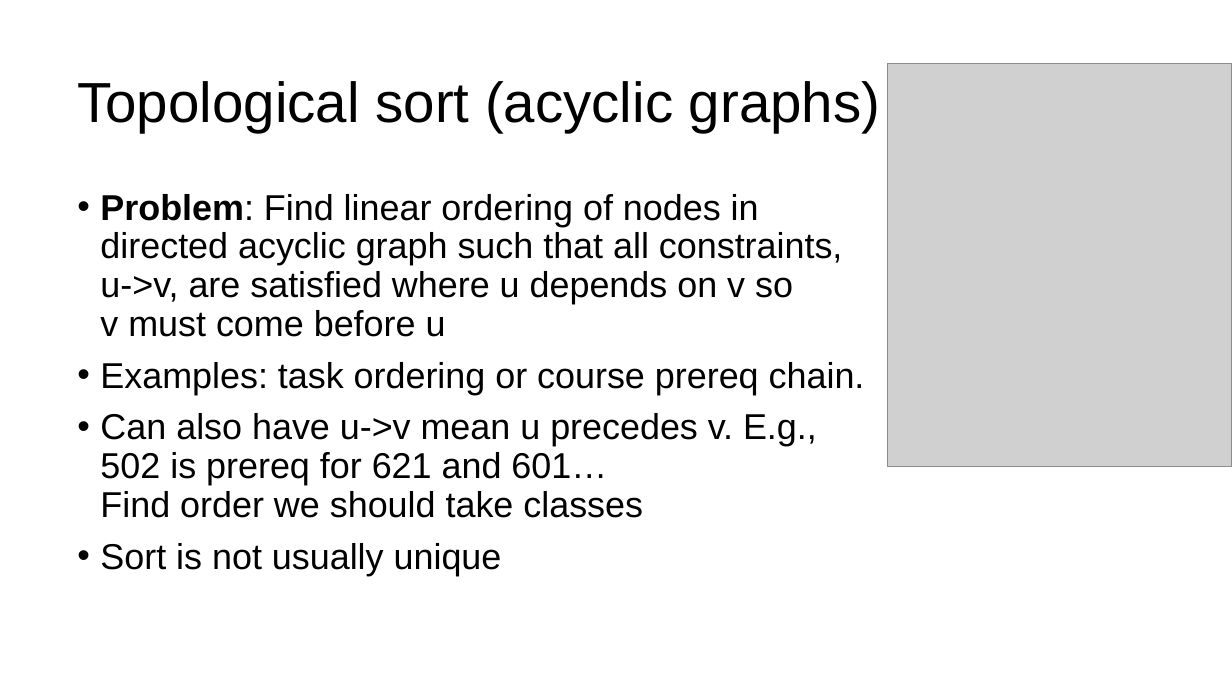
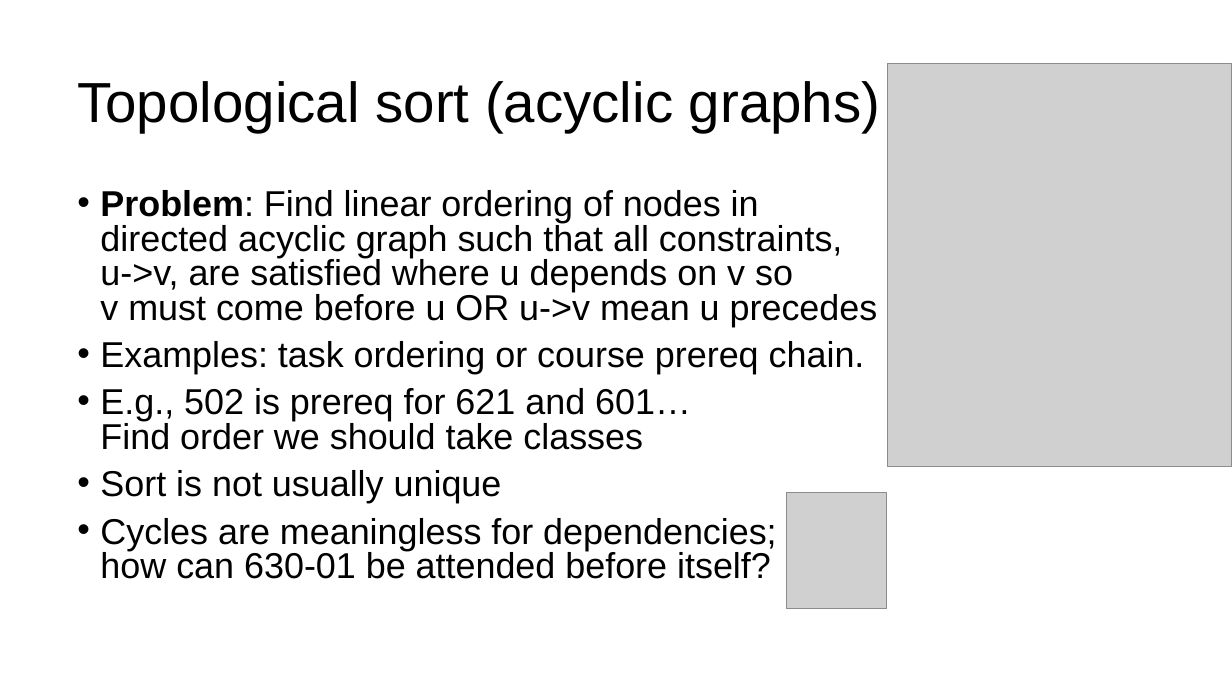
Before and after one commit to parrt/msds689, a slide deck: slide 18 of notes/graphs.pptx. Drawn at 1232x693 pixels with LibreOffice and Linux fonts; fonts in the diff are those of the drawing; grey boxes stand for pictures; background and template pictures are left out. Boxes give left, top, right and bottom in pixels: in the first picture for what was removed or moved away, otherwise in the second. Text is boxed around its words. In the diff, an @@ line names an element or a change of style, - is before the commit and + after.

```diff
--- a/notes/graphs.pptx
+++ b/notes/graphs.pptx
@@ text at (100,190,905,327): text changed @@
-• Problem: Find linear ordering of nodes in
-  directed acyclic graph such that all constraints,
-  u->v, are satisfied where u depends on v so
-  v must come before u
+• Problem: Find linear ordering of nodes in
+  directed acyclic graph such that all constraints,
+  u->v, are satisfied where u depends on v so
+  v must come before u OR u->v mean u precedes v
@@ text at (100,341,865,503): line spacing 0.9 to 0.8 @@
@@ text at (100,388,691,450): text changed @@
-• Can also have u->v mean u precedes v. E.g.,
-  502 is prereq for 621 and 601…
-  Find order we should take classes
+• E.g., 502 is prereq for 621 and 601…
+  Find order we should take classes
@@ picture added at (787,493,887,608) @@
@@ text at (100,518,776,579): paragraph added @@
+• Cycles are meaningless for dependencies;
+  how can 630-01 be attended before itself?
```
Also in this commit, not shown: 4 other slides changed, 1 other file.
